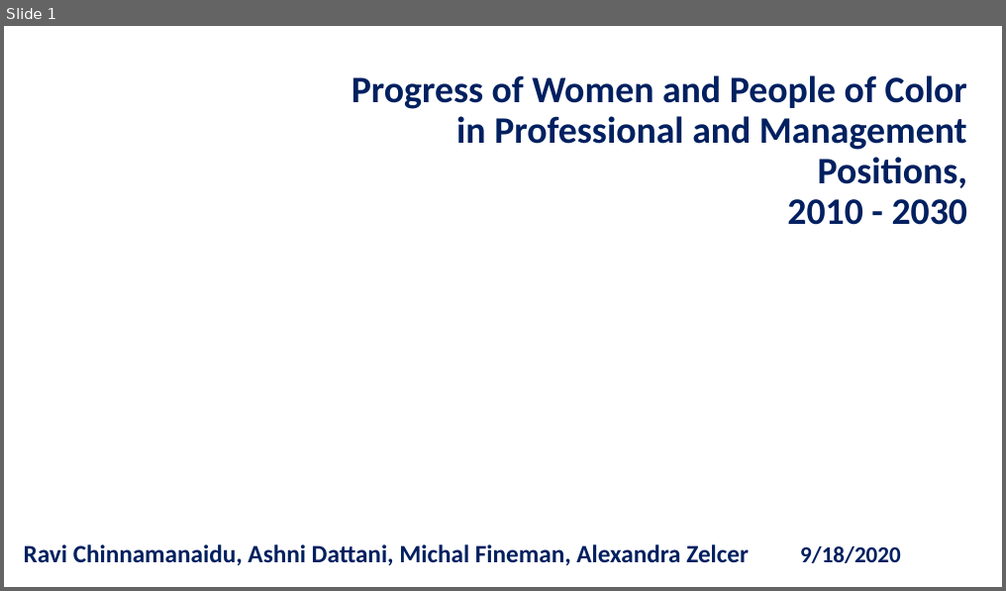
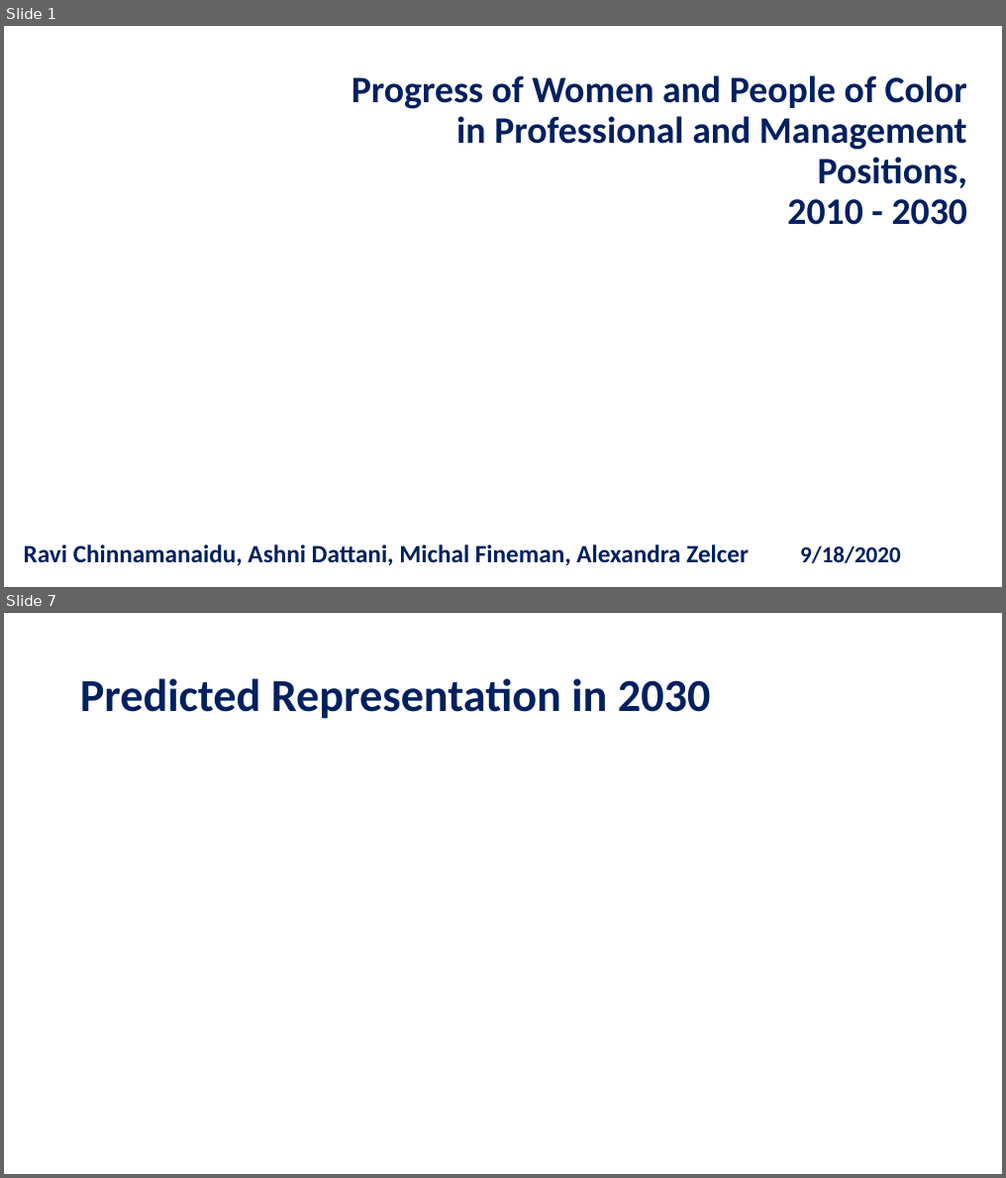
Before and after one commit to chinnamanaidu/project_rutgers, a slide deck: Presentation-v2.pptx. Shown one above the other, each under a label of ours: slide 1 before the commit, slides 1 and 7 after it; the slides between them are not shown. The pictures are 1006x591 and 1006x1178 pixels, drawn with LibreOffice and Linux fonts; fonts in the diff are those of the drawing; background and template pictures are left out. Boxes give left, top, right and bottom in pixels: in the first picture for what was removed or moved away, otherwise in the second. Text is boxed around its words. In the diff, an @@ line names an element or a change of style, - is before the commit and + after.

```diff
--- a/Presentation-v2.pptx
+++ b/Presentation-v2.pptx
@@ slide 7 added at [4, 613, 1002, 1174], background #FFFFFF @@
@@ title added at [80, 678, 711, 719], 44 pt, text #002060, bold @@
+Predicted Representation in 2030
```
Also in this commit, not shown: 5 slides changed, 1 slide removed, 18 other files.
